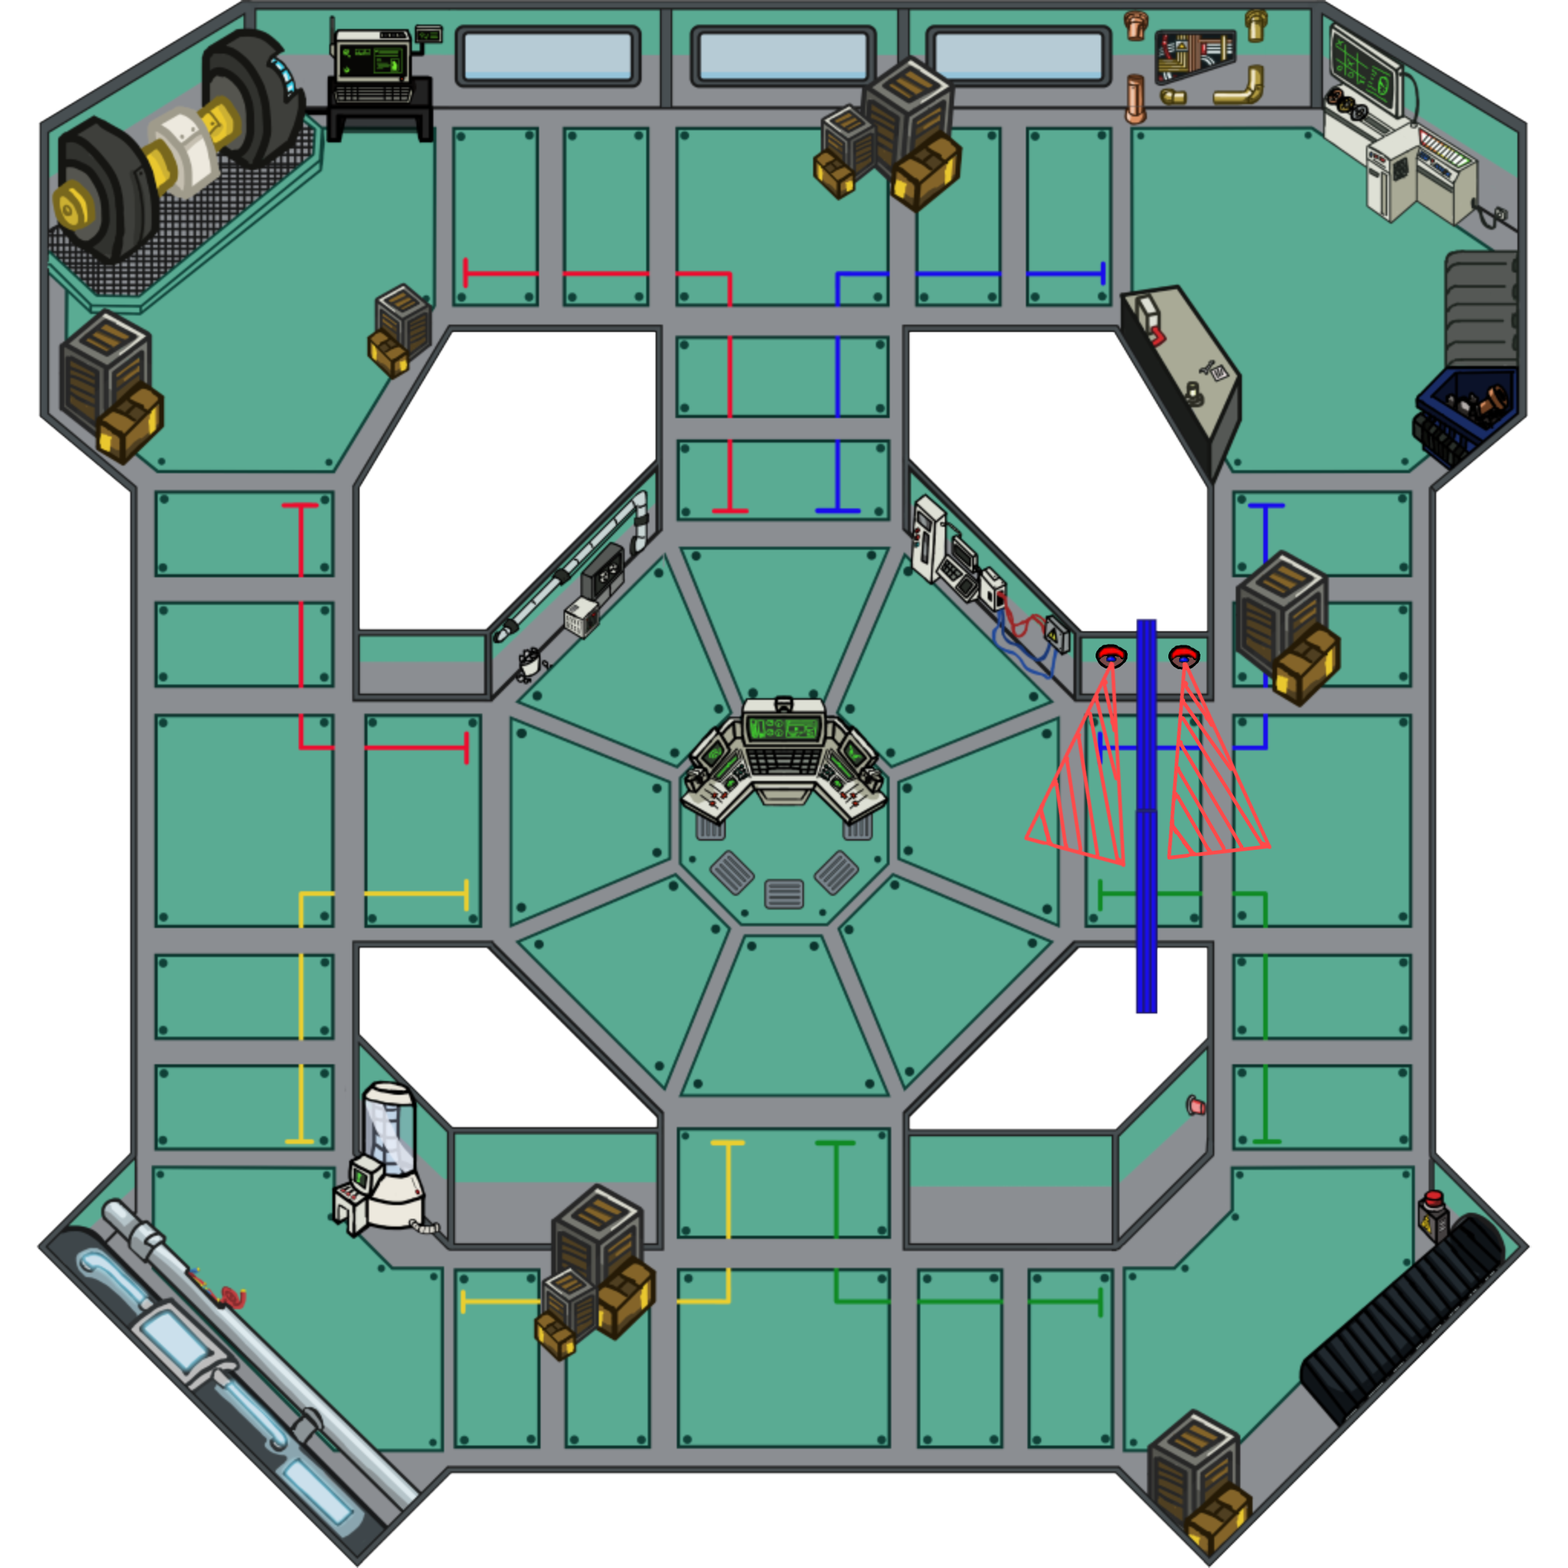
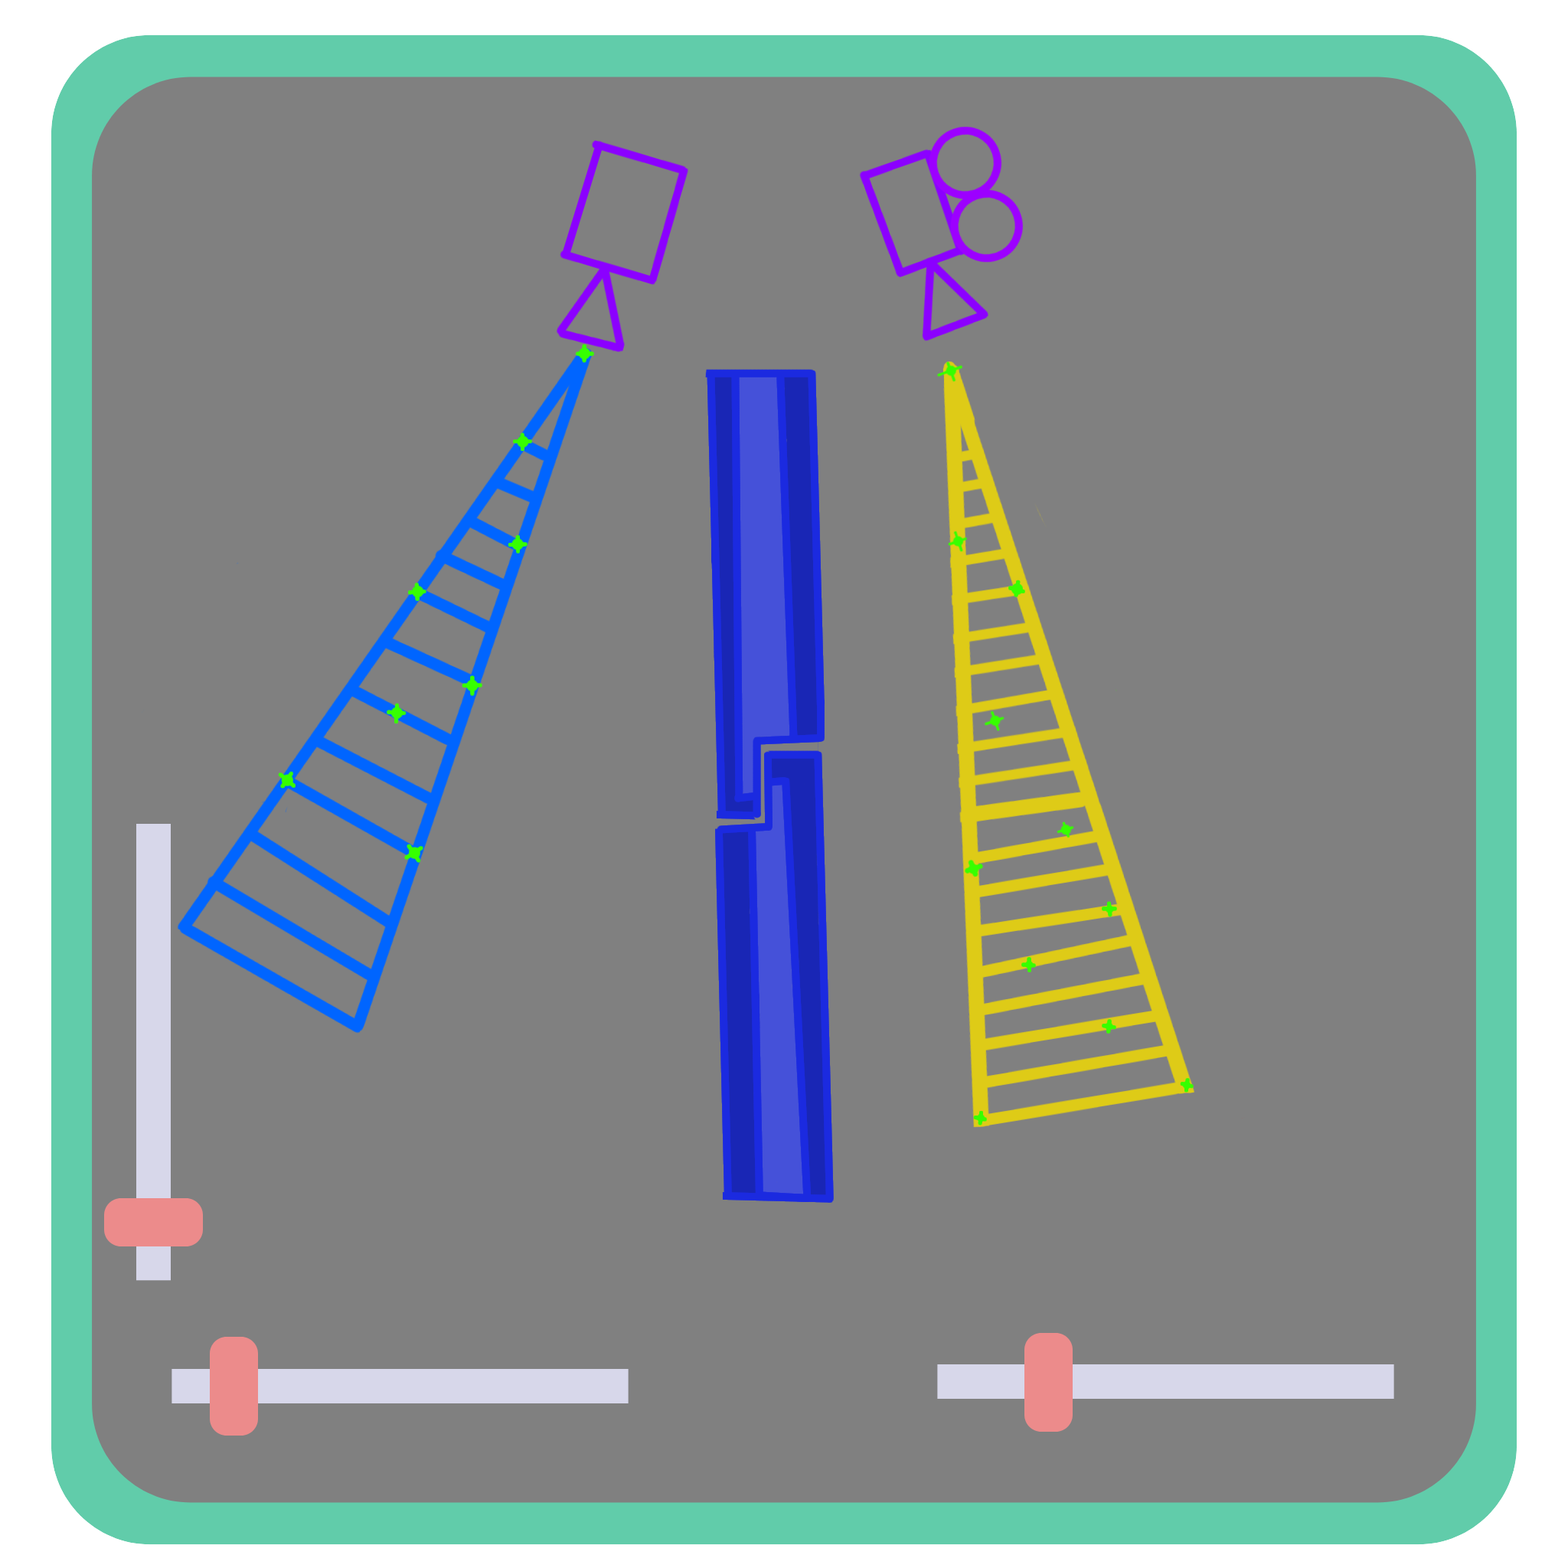
Two versions of the same layered image (1568x1568). Layer-by-layer changes:
added group "UI" with 26 layers above "Try-Out" over [141, 125, 1245, 1320]
added layer "Doors copy" in group "UI" over [715, 750, 834, 1203]
added layer "Doors" in group "UI" over [705, 369, 825, 820]
added layer "Laag 9" in group "UI" over [710, 370, 833, 1200]
added layer "Alignement Dots" in group "UI" over [277, 343, 1195, 1126]
added group "FOV Cones" with 5 layers in group "UI" over [141, 280, 1245, 1320]
added layer "Laag 4" in group "FOV Cones" over [824, 361, 1245, 1195]
added layer "Laag 3" in group "FOV Cones" over [141, 346, 594, 1034]
added group "Camera 01" (1st of 2, in "UI") with 4 layers in group "UI" over [555, 125, 1024, 353]
added layer "Vorm 5" in group "Camera 01" over [859, 125, 1024, 342]
added layer "Laag 8" in group "Camera 01" over [555, 139, 690, 353]
moved "Cone copy" into group "Try-Out" over [1022, 660, 1127, 869]
moved "Cone" into group "Try-Out" over [1166, 661, 1273, 861]
moved "Camera 04 copy" into group "Try-Out" over [1095, 643, 1128, 670]
moved "Camera 04" into group "Try-Out" over [1168, 644, 1201, 670]
moved "Try out" into group "Try-Out" over [1172, 626, 1248, 686]
moved "T_DoorBLue copy" into group "Try-Out" over [36, 0, 1533, 1568]